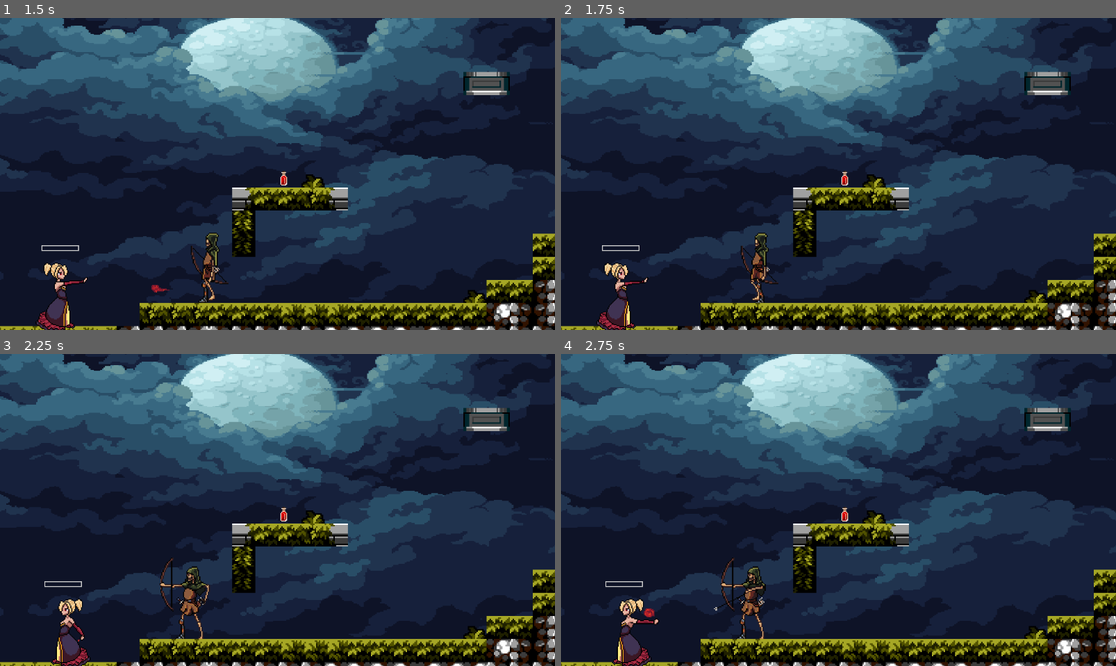
Above: before the commit, frames 1-4 (two rows, left to right).
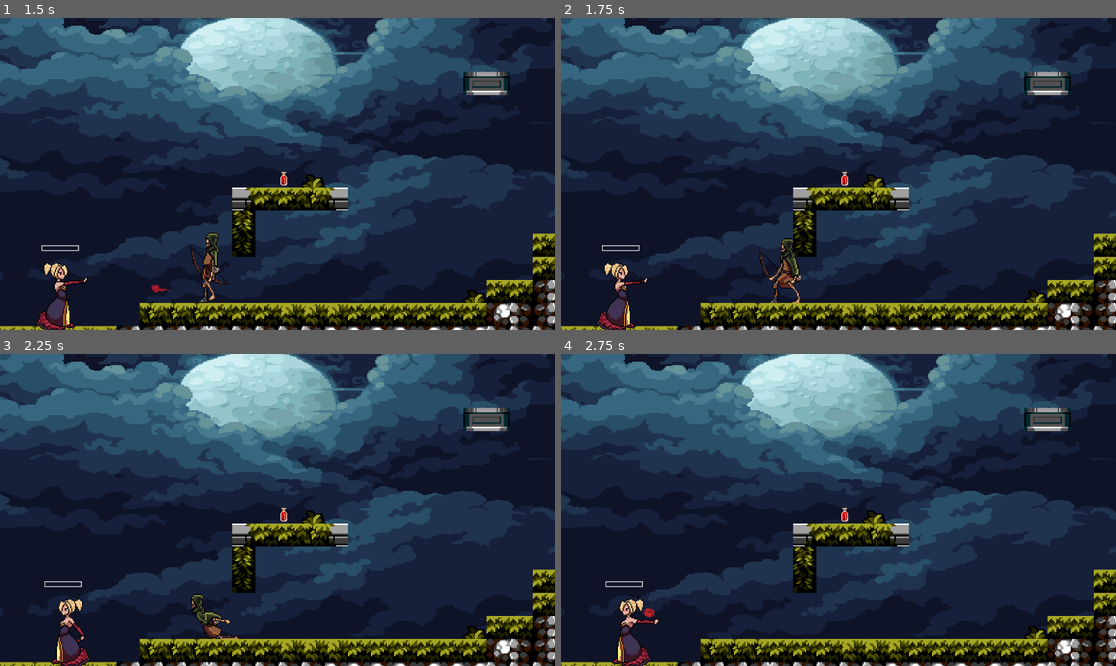
Above: after the commit, the same moments.

Repository: tt226/Slav2500-GAME
Game: Godot game, scene res://scenes/game.tscn
Two runs of this game, one before a commit and one after it. Both use one fixed random seed, a clock stepped at 60 frames per second and the inputs below.
Inputs:
- Up to frame 1 (1.5 s): hold Right (right) from 0.53 s (still down); tap Z (attack) at 0.6, 1.35 s; tap Space (jump) at 0.77 s
- Up to frame 2 (1.75 s): keep holding Right (right); tap Space (jump) at 1.52 s
- Up to frame 3 (2.25 s): release Right (right) at 2.03 s; hold Left (left) from 2.03 s (still down); tap Z (attack) at 2.1 s
- Up to frame 4 (2.75 s): keep holding Left (left)

Frame 1 is identical in both runs. In frame 2, 1.1% of the frame differs, in the area x 32-44%, y 68-92%; in frame 3, 1.1%, in the area x 28-45%, y 65-92%; in frame 4, 0.8%.

Commit message:
clean up death and attack for skele

Diff:
--- a/scenes/skeleton.tscn
+++ b/scenes/skeleton.tscn
@@ -232,7 +232,7 @@
 position = Vector2(9.00001, -58)
 scale = Vector2(1.11719, 1.14063)
 sprite_frames = SubResource("SpriteFrames_05nho")
-animation = &"hit"
+animation = &"dead"
 
 [node name="CollisionShape2D" type="CollisionShape2D" parent="."]
 position = Vector2(9.00001, -27)
@@ -240,5 +240,7 @@
 shape = SubResource("CapsuleShape2D_bnirc")
 
 [node name="RayCast2D" type="RayCast2D" parent="."]
+position = Vector2(9.53674e-07, 0)
+scale = Vector2(1, 1)
 target_position = Vector2(245, 0)
 collision_mask = 3
--- a/scripts/skeleton.gd
+++ b/scripts/skeleton.gd
@@ -10,6 +10,7 @@
 
 var direction = -1
 var patrol_origin = Vector2.ZERO
+var shooting = false
 var attack_timer = 0.0
 
 func _ready():
@@ -22,12 +23,22 @@
 	if sprite.animation == "hit" and sprite.frame == 12:
 		fire_projectile()
 		attack_timer = attack_interval
+		shooting = false
+	elif sprite.animation == "dead" and sprite.frame == 4:
+		queue_free()
 
 func _physics_process(delta):
+	if is_dead:
+		return
+
+	if shooting:
+		return
+
 	attack_timer -= delta
 
 	if ray.is_colliding() and ray.get_collider().name == "Player":
 		if attack_timer <= 0:
+			shooting = true
 			sprite.play("hit")
 			if direction == -1:
 				sprite.flip_h = false  # ← true for LEFT (because sprites usually face right by default)
@@ -65,12 +76,17 @@
 var is_dead = false
 
 func die():
+	print('die')
 	if not is_dead:
+		set_process(false)
+		print('not dead yet')
 		is_dead = true
 		sprite.play("dead")  # Make sure "dead" animation exists
 		set_collision_layer(0)
 		set_collision_mask(0)
 		velocity = Vector2.ZERO
 
-func take_damage(_amount):
+func take_damage(amount):
+	print('damage taken')
+	print(amount)
 	die()
